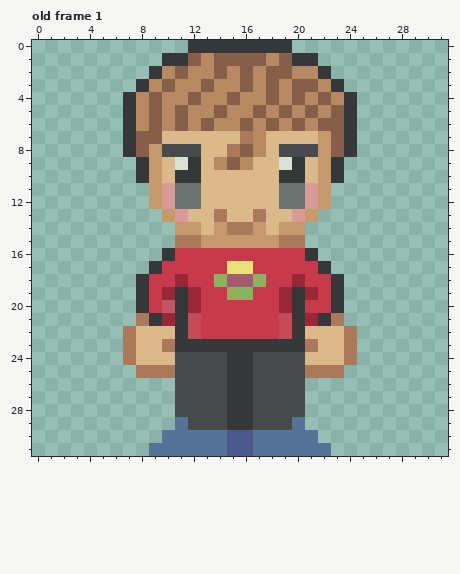
A pixel-art file gets an edit: 0032_character.aseprite. Above, as it was before the edit.
32x32 pixels, 4 frames. Colours within 5 levels of each other are drawn and written as one. Shown: old frame 1. The commit also changed other frames, which this record leaves out.
New version:
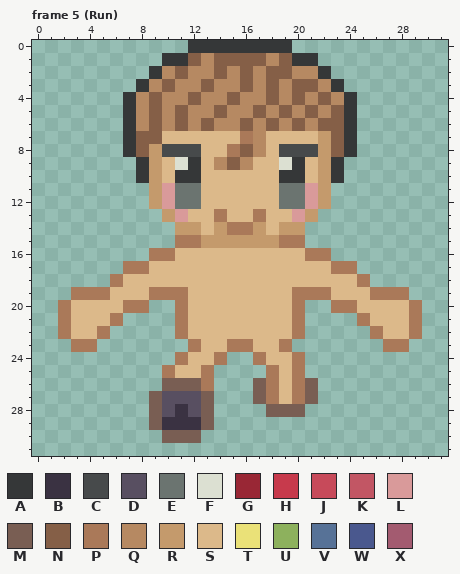
Palette (. is transparent): A #353738  B #3a3242  C #474a4b  D #584f61  E #6b7470  F #dce0d2  G #992735  H #c73a4c  J #c74a5a  K #c25664  L #d99a9a  M #795e53  N #855f47  P #aa7959  Q #b68962  R #c49a6c  S #dcb98a  T #eae178  U #8db15d  V #577297  W #4a588e  X #a35b70
A new or re-ordered frame is compared with the old frame closest to it.
Log entry: update run animation
The edit:
frames 4 -> 10
layer "Guide" now hidden
layer "Clothes" now hidden
layer "Pants" now hidden
--- frame 5 (Run) is new; against old frame 1
@@ x 0..31 @@
 15 ...........PPRRRRRRPP...........
-16 ..........AHHHHHHHHHHA..........
-17 .........AHHHHHTTHHHHHA.........
-18 ........AHHGHHUXXUHHGHHA........
-19 ........AHGAGHHUUHHGAGHA........
-20 ........AHKAGHHHHHHGAHHA........
-21 ........PAGAJHHHHHHJAGAP........
-22 .......PSSSAJHHHHHHJASSSP.......
-23 .......PSSPAAAAAAAAAAPSSP.......
-24 .......PSSSCCCCAACCCCSSSP.......
-25 ........PPPCCCCAACCCCPPP........
-26 ...........CCCCAACCCC...........
-27 ...........CCCCAACCCC...........
-28 ...........CCCCAACCCC...........
-29 ...........VCCCAACCCV...........
-30 ..........VVVVVWWVVVVV..........
-31 .........VVVVVVWWVVVVVV.........
+16 .........PPSSSSSSSSSSPP.........
+17 .......PPSSSSSSSSSSSSSSPP.......
+18 ......PSSSSSSSSSSSSSSSSSSP......
+19 ...PPPSSSPPPSSSSSSSSPPPSSSPPP...
+20 ..PSSSSPP..PSSSSSSSSP..PPSSSSP..
+21 ..PSSSP....PSSSSSSSSP....PSSSP..
+22 ..PSSP.....PSSSSSSSSP.....PSSP..
+23 ...PP.......PSSPPSSP.......PP...
+24 ...........PSSP..PSSP...........
+25 ..........PSSP....PSP...........
+26 ..........MMMP...MPSPM..........
+27 .........MDDDM...MPSPM..........
+28 .........MDBDM....MMM...........
+29 .........MBBBM..................
+30 ..........MMM...................
+31 ................................
Pixel boxes of the changes (left, top, right, bottom) in both pictures:
changed: (58, 248, 422, 456)
